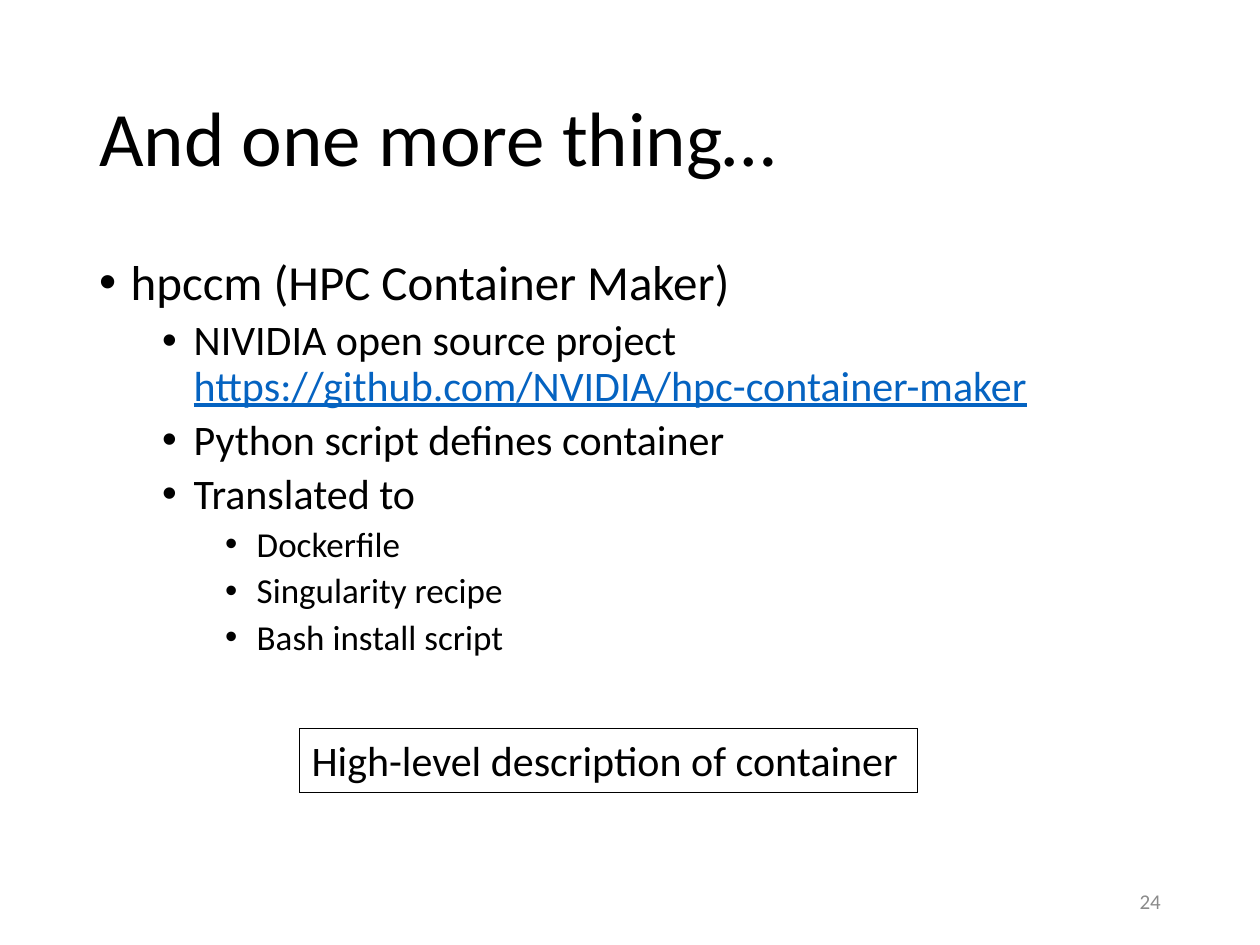
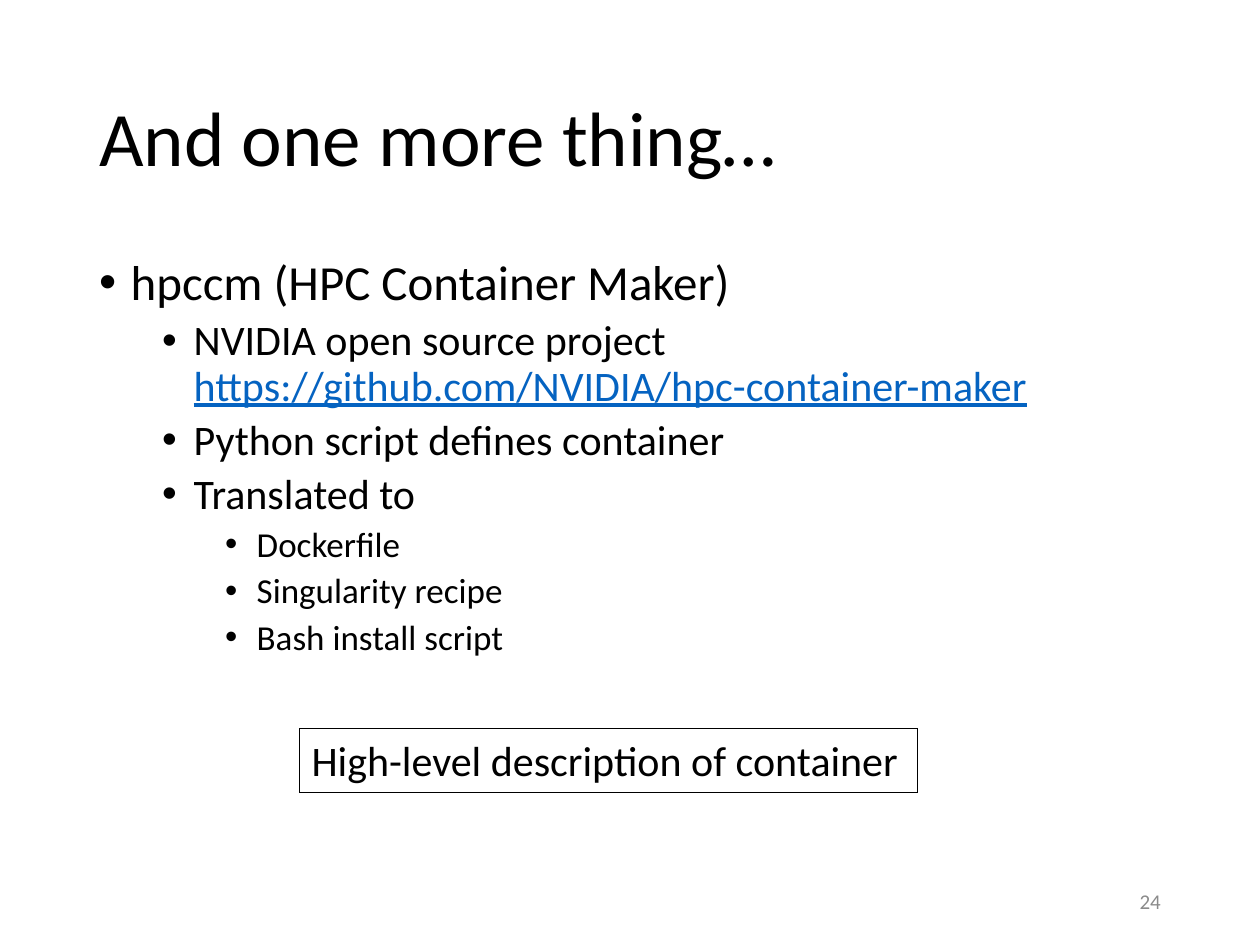
Before and after one commit to gjbex/Containers-for-HPC, a slide deck: slide 24 of singularity.pptx. Drawn at 1260x945 pixels with LibreOffice and Linux fonts; fonts in the diff are those of the drawing. Boxes give left, top, right and bottom in pixels: in the first picture for what was removed or moved away, otherwise in the second. Text is boxed around its words. In the diff, an @@ line names an element or a change of style, - is before the commit and + after.

Commit message:
Restructure slides & fix typos

```diff
--- a/singularity.pptx
+++ b/singularity.pptx
@@ text at <box>194,326,1027,409</box>: text changed @@
-  • NIVIDIA open source project
-    https://github.com/NVIDIA/hpc-container-maker
+  • NVIDIA open source project
+    https://github.com/NVIDIA/hpc-container-maker
```
Also in this commit, not shown: 3 other slides changed.
